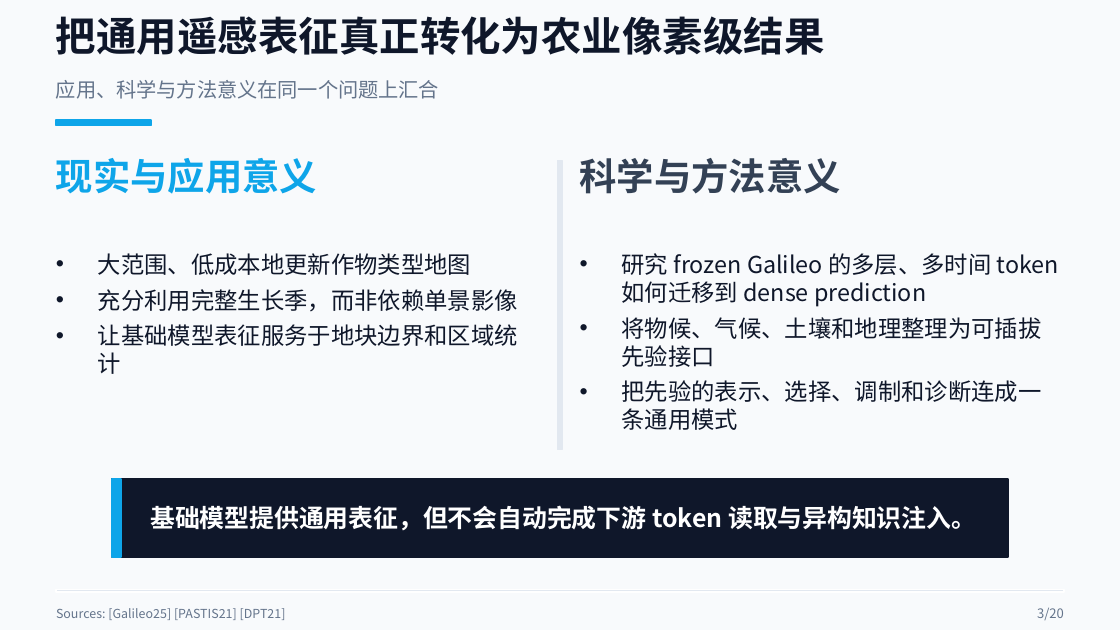
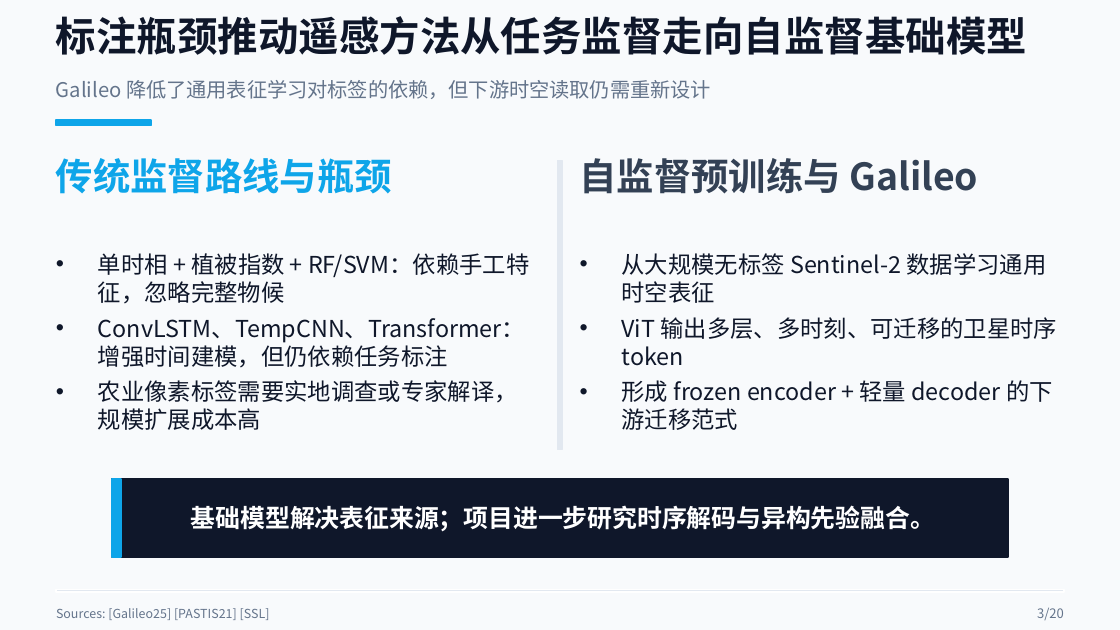
Before and after one commit to UtopiaUnlimited/Pressl-CrepSeg, a slide deck: slide 3 of final_presentation/PROJECT_CONCLUSION_DECK_2026-07-22.pptx. Drawn at 1120x630 pixels with LibreOffice and Linux fonts; fonts in the diff are those of the drawing. Boxes give left, top, right and bottom in pixels: in the first picture for what was removed or moved away, otherwise in the second. Text is boxed around its words. In the diff, an @@ line names an element or a change of style, - is before the commit and + after.

```diff
--- a/final_presentation/PROJECT_CONCLUSION_DECK_2026-07-22.pptx
+++ b/final_presentation/PROJECT_CONCLUSION_DECK_2026-07-22.pptx
@@ text at [56, 16, 1027, 55]: text changed @@
-把通用遥感表征真正转化为农业像素级结果
+标注瓶颈推动遥感方法从任务监督走向自监督基础模型
@@ text at [56, 80, 711, 99]: text changed @@
-应用、科学与方法意义在同一个问题上汇合
+Galileo 降低了通用表征学习对标签的依赖，但下游时空读取仍需重新设计
@@ text at [56, 158, 392, 194]: text changed @@
-现实与应用意义
+传统监督路线与瓶颈
@@ text at [580, 158, 978, 194]: text changed @@
-科学与方法意义
+自监督预训练与 Galileo
@@ text at [98, 253, 529, 430]: text changed @@
-• 大范围、低成本地更新作物类型地图
-• 充分利用完整生长季，而非依赖单景影像
-• 让基础模型表征服务于地块边界和区域统计
+• 单时相 + 植被指数 + RF/SVM：依赖手工特征，忽略完整物候
+• ConvLSTM、TempCNN、Transformer：增强时间建模，但仍依赖任务标注
+• 农业像素标签需要实地调查或专家解译，规模扩展成本高
@@ text at [622, 253, 1058, 430]: text changed @@
-• 研究 frozen Galileo 的多层、多时间 token 如何迁移到 dense prediction
-• 将物候、气候、土壤和地理整理为可插拔先验接口
-• 把先验的表示、选择、调制和诊断连成一条通用模式
+• 从大规模无标签 Sentinel-2 数据学习通用时空表征
+• ViT 输出多层、多时刻、可迁移的卫星时序 token
+• 形成 frozen encoder + 轻量 decoder 的下游迁移范式
@@ text at [191, 505, 935, 532]: text changed @@
-基础模型提供通用表征，但不会自动完成下游 token 读取与异构知识注入。
+基础模型解决表征来源；项目进一步研究时序解码与异构先验融合。
@@ text at [56, 608, 270, 620]: text changed @@
-Sources: [Galileo25] [PASTIS21] [DPT21]
+Sources: [Galileo25] [PASTIS21] [SSL]
```
Also in this commit, not shown: 2 other slides changed, 4 other files.
